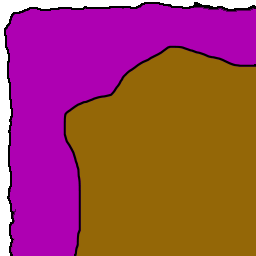
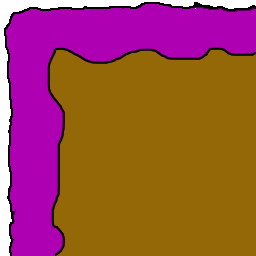
Layers edited between the first and the second 256 × 256 image:
renamed "3" to "Layer 1", hid it, painted on it over [12, 8, 256, 256]
hid "NDR Middle" over [12, 8, 256, 256]
added layer "NDR Middle-New" above "NDR" over [12, 8, 256, 256]
